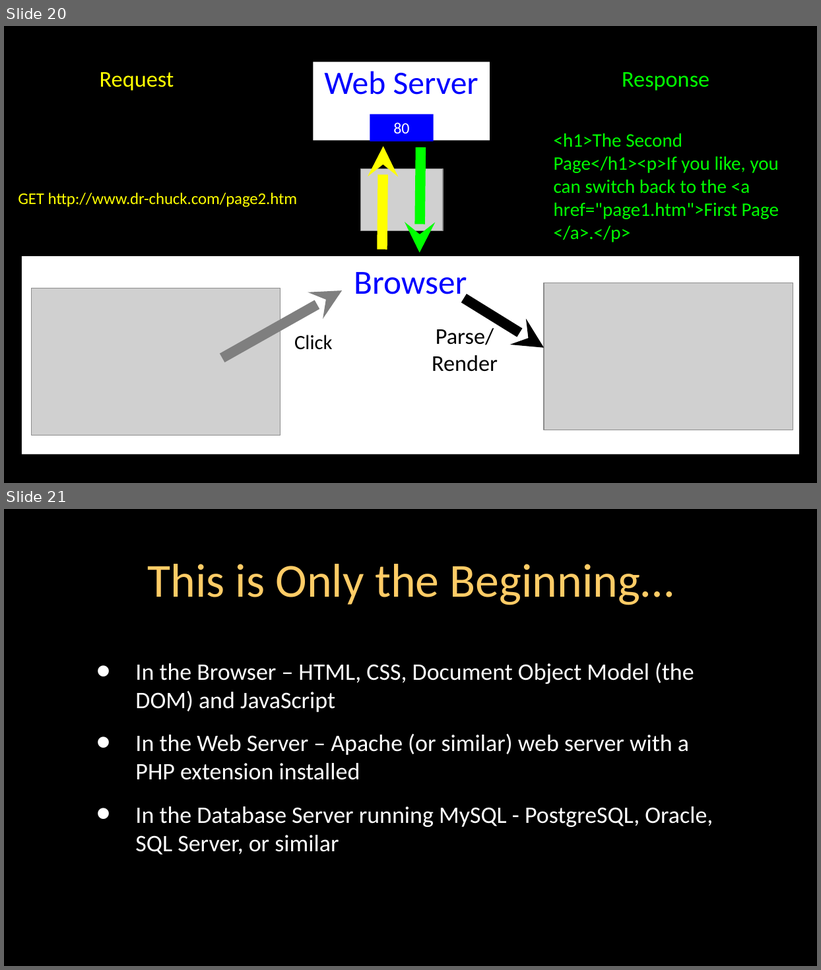
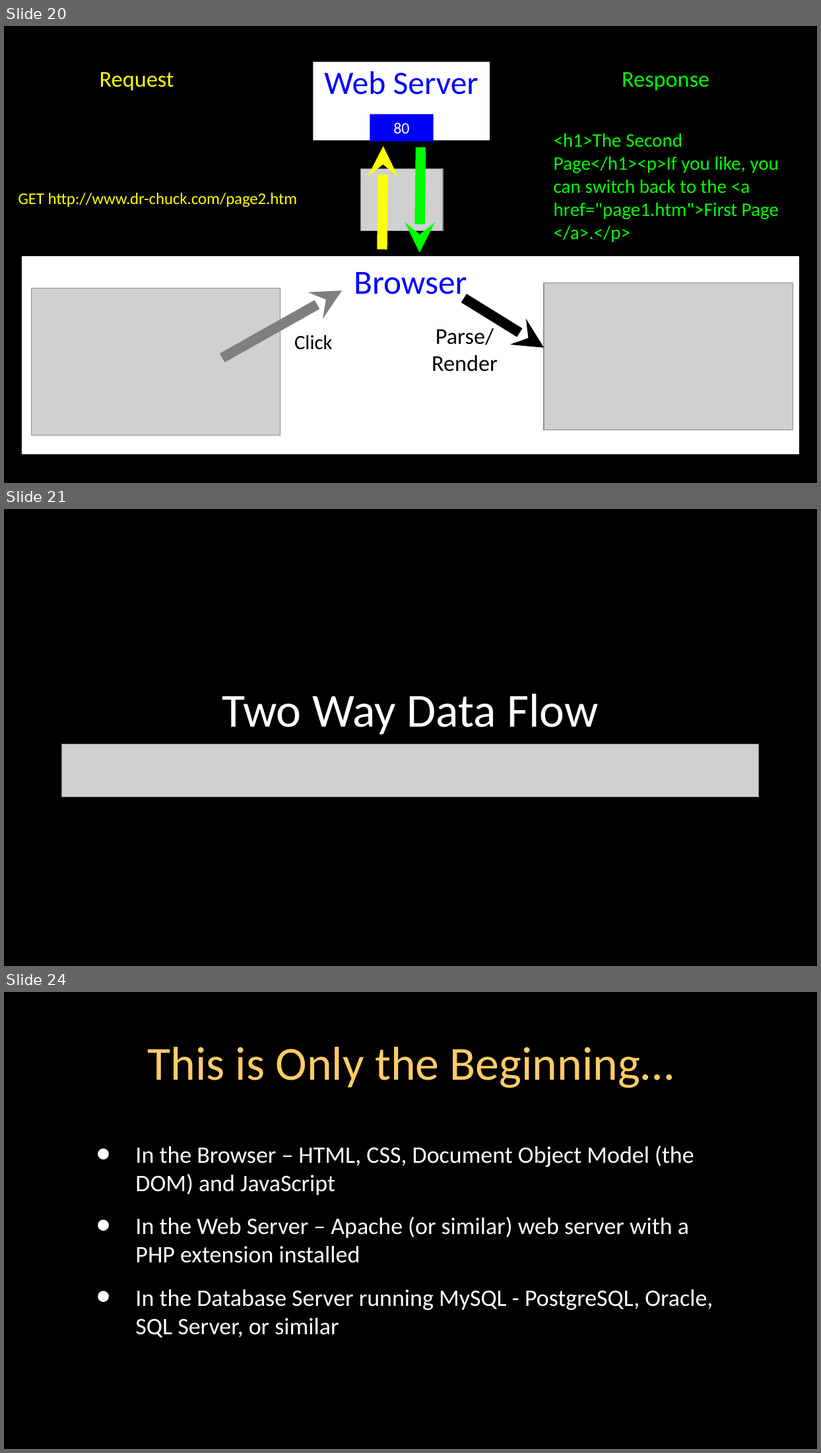
Before and after one commit to csev/dj4e, a slide deck: lectures/Web-01-HTTP.ppt. Shown one above the other, each under a label of ours: slides 20 and 21 before the commit, slides 20, 21 and 24 after it; the slides between them are not shown. The pictures are 821x970 and 821x1453 pixels, drawn with LibreOffice and Linux fonts; fonts in the diff are those of the drawing; grey boxes stand for pictures. Boxes give left, top, right and bottom in pixels: in the first picture for what was removed or moved away, otherwise in the second. Text is boxed around its words. In the diff, an @@ line names an element or a change of style, - is before the commit and + after.

```diff
--- a/lectures/Web-01-HTTP.ppt
+++ b/lectures/Web-01-HTTP.ppt
@@ slide 21 added at (x1=4, y1=509, x2=817, y2=966), background #000000; not listed: 1 template element that a slide beside it also shows @@
@@ title added at (x1=222, y1=694, x2=598, y2=735), 42 pt, text #FFFFFF @@
+Two Way Data Flow
@@ picture added at (x1=61, y1=745, x2=758, y2=797) @@
@@ what was slide 21 is now slide 24 @@
```
Also in this commit, not shown: 2 other slides added, 5 other files.
